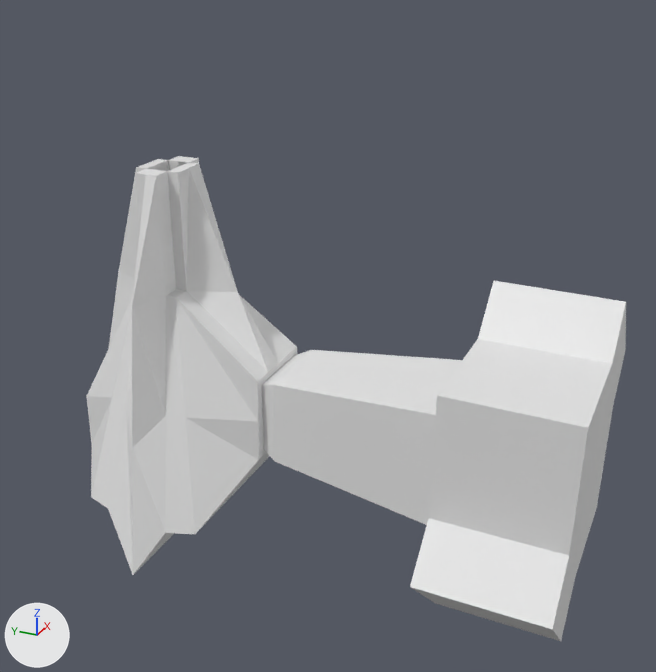
The Blender file BLENDER/basic_turret.blend as it was, and as the next commit left it.
Both versions are drawn from a 50 mm lens placed at (-12.17, -7.37, 9.79), pointed at (0.23, -1.79, 3.59). Every picture has the same lights, and +X, +Y and +Z are marked at lower left.

Names of what the first picture shows: 'Head', 'Stand'.
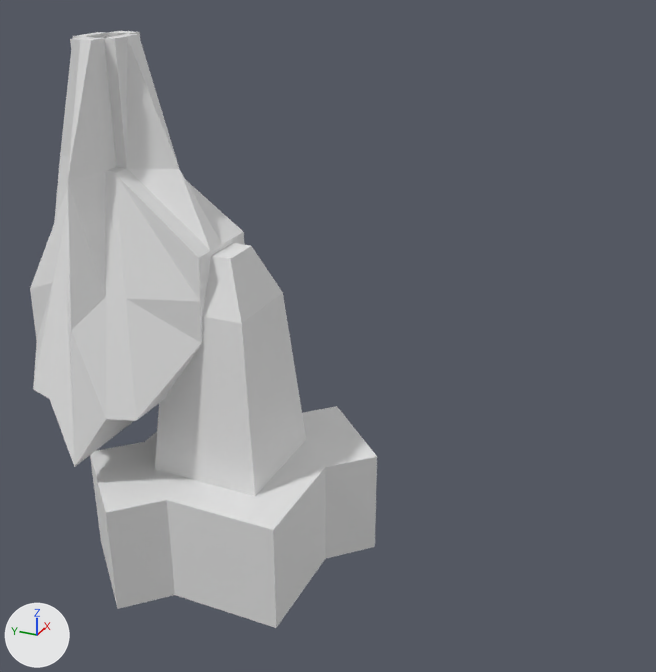
Location of each change, (x1, y1, x2, y2) in pixels of the pictures (656 x 672 px):
'Stand', moved, turned
    before: (262, 281, 626, 641)
    after: (90, 243, 377, 628)
'Head', moved
    before: (87, 156, 297, 575)
    after: (30, 31, 245, 467)

The change, as a list of edits to the scene's bpy script:
```text
Change ob_stand:
    ob_stand.location: (0.0, -5.25, 2.26) -> (0.0, 0.0, 0.0)
    ob_stand.rotation_euler: (4.702, 3.142, 0.0) -> (3.142, 3.142, 0.0)  # degrees (269, 180, 0) -> degrees (180, 180, 0)
Change ob_head:
    ob_head.location: (0.0, -0.98, 2.31) -> (0.0, 0.0, 4.27)
```
